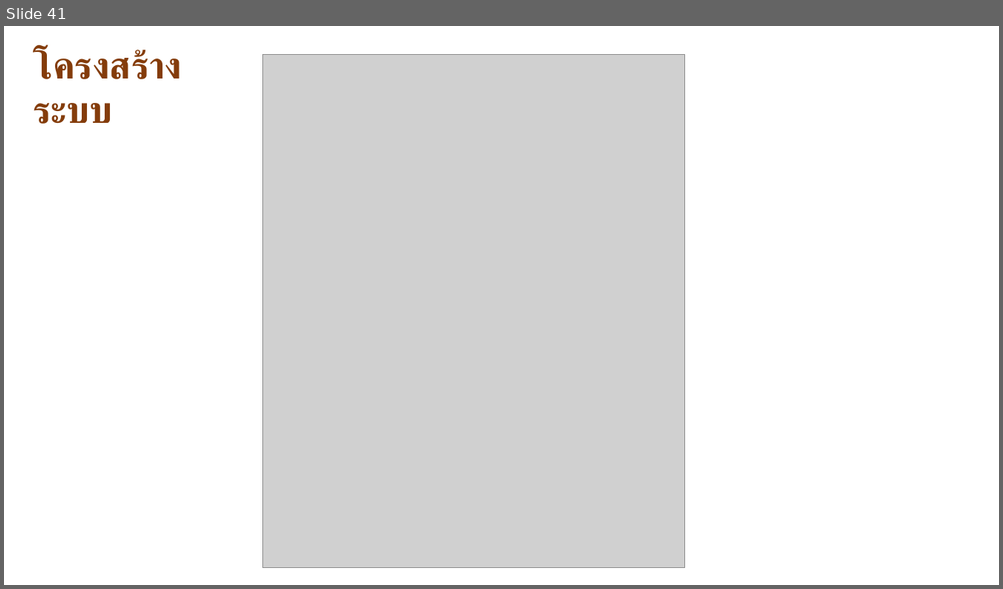
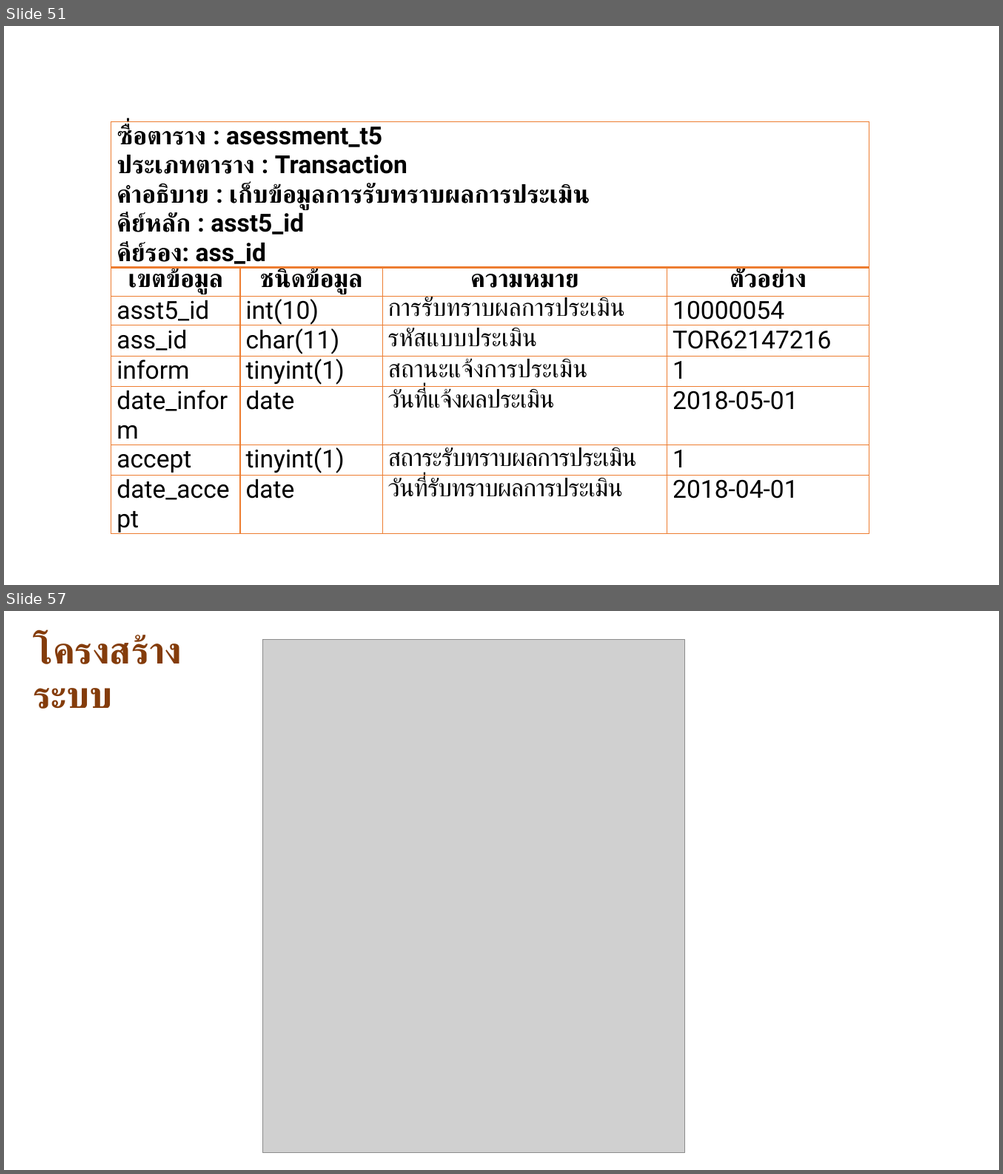
Before and after one commit to goodloveone1/project, a slide deck: data/นำเสนอ P.pptx. Shown one above the other, each under a label of ours: slide 41 before the commit, slides 51 and 57 after it; the slides between them are not shown. The pictures are 1003x589 and 1003x1174 pixels, drawn with LibreOffice and Linux fonts; fonts in the diff are those of the drawing; grey boxes stand for pictures. Boxes give left, top, right and bottom in pixels: in the first picture for what was removed or moved away, otherwise in the second. Text is boxed around its words. In the diff, an @@ line names an element or a change of style, - is before the commit and + after.

```diff
--- a/data/นำเสนอ P.pptx
+++ b/data/นำเสนอ P.pptx
@@ slide 51 added at bbox=[4, 26, 999, 585], background #FFFFFF @@
@@ table added at bbox=[111, 121, 870, 541], 8 rows, 4 columns @@
+ซื่อตาราง : asessment_t5 / ประเภทตาราง : Transaction / คำอธิบาย : เก็บข้อมูลการรับทราบผลการประเมิน / คีย์หลัก : asst5_id / คีย์รอง: ass_id |  |  | 
+เขตข้อมูล | ชนิดข้อมูล | ความหมาย | ตัวอย่าง
+asst5_id | int(10) | การรับทราบผลการประเมิน | 10000054
+ass_id | char(11) | รหัสแบบประเมิน | TOR62147216
+inform | tinyint(1) | สถานะแจ้งการประเมิน | 1
+date_inform | date | วันที่แจ้งผลประเมิน | 2018-05-01
+accept | tinyint(1) | สถาระรับทราบผลการประเมิน | 1
+date_accept | date | วันที่รับทราบผลการประเมิน | 2018-04-01
@@ what was slide 41 is now slide 57 @@
```
Also in this commit, not shown: 1 slide changed, 15 other slides added, 1 other file.
